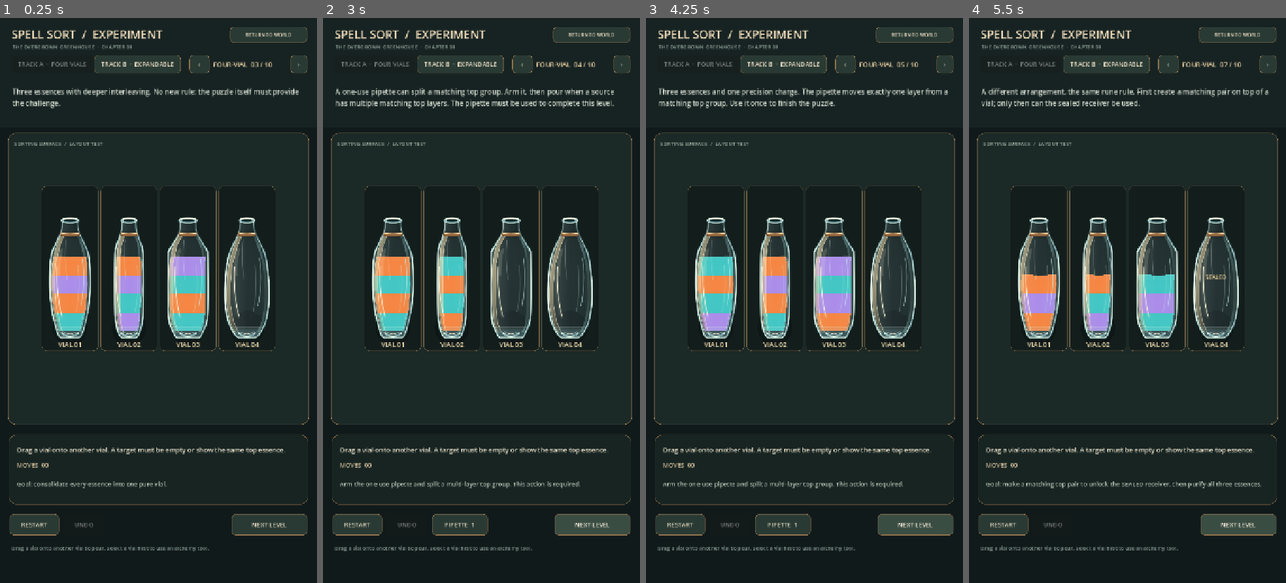
Above: before the commit, frames 1-4 (left to right).
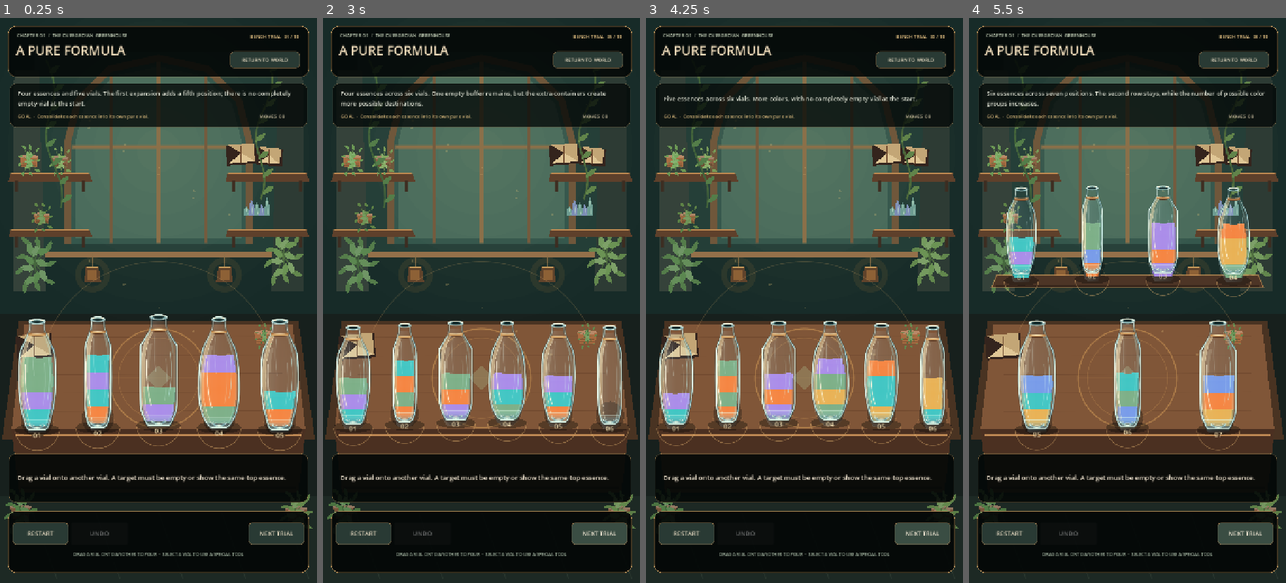
Above: after the commit, the same moments.

Repository: Kryodo/spell-sort-game
Game: Godot game, scene res://scenes/chapter_experiment_03.tscn
The game is run twice, just before and just after one commit, with the same random seed, the same clock (stepped at 60 frames per second) and the same inputs. This scene is started directly instead of the project's main scene.
Inputs (mouse positions are in pixels of both pictures, inside the frame that each line leads up to):
- Up to frame 1 (0.25 s): no input
- Up to frame 2 (3 s): click "RESTART" at 0.5 s; click "RESTART" at 1.25 s; click "RESTART" at 2 s; click (598, 532) at 2.75 s, where only the run after the commit has a clickable "NEXT TRIAL"
- Up to frame 3 (4.25 s): click (921, 532) at 3.5 s, where only the run after the commit has a clickable "NEXT TRIAL"
- Up to frame 4 (5.5 s): click "NEXT LEVEL" (after the commit: "NEXT TRIAL") at 4.25 s; click "NEXT LEVEL" (after the commit: "NEXT TRIAL") at 5 s

The runs differ from the first frame. In frame 1, 59% of the frame differs, in the area x 0-100%, y 1-100%; in frame 2, 59%; in frame 3, 60%; in frame 4, 60%.

Commit message:
Use adaptive greenhouse interface for experiment 03

Diff:
--- a/scenes/chapter_experiment_03.tscn
+++ b/scenes/chapter_experiment_03.tscn
@@ -1,6 +1,7 @@
-[gd_scene load_steps=2 format=3]
+[gd_scene load_steps=3 format=3]
 
-[ext_resource type="Script" path="res://scripts/sorting_direction_prototype.gd" id="1_prototype"]
+[ext_resource type="Script" path="res://scripts/sorting_experiment_interface.gd" id="1_interface"]
+[ext_resource type="PackedScene" path="res://scenes/greenhouse_environment.tscn" id="2_environment"]
 
 [node name="ChapterExperiment03" type="Control"]
 layout_mode = 3
@@ -10,6 +11,8 @@
 grow_horizontal = 2
 grow_vertical = 2
 mouse_filter = 0
-script = ExtResource("1_prototype")
-launch_track = "A"
-launch_level = 2
+script = ExtResource("1_interface")
+launch_track = "B"
+launch_level = 3
+
+[node name="Environment" parent="." instance=ExtResource("2_environment")]
